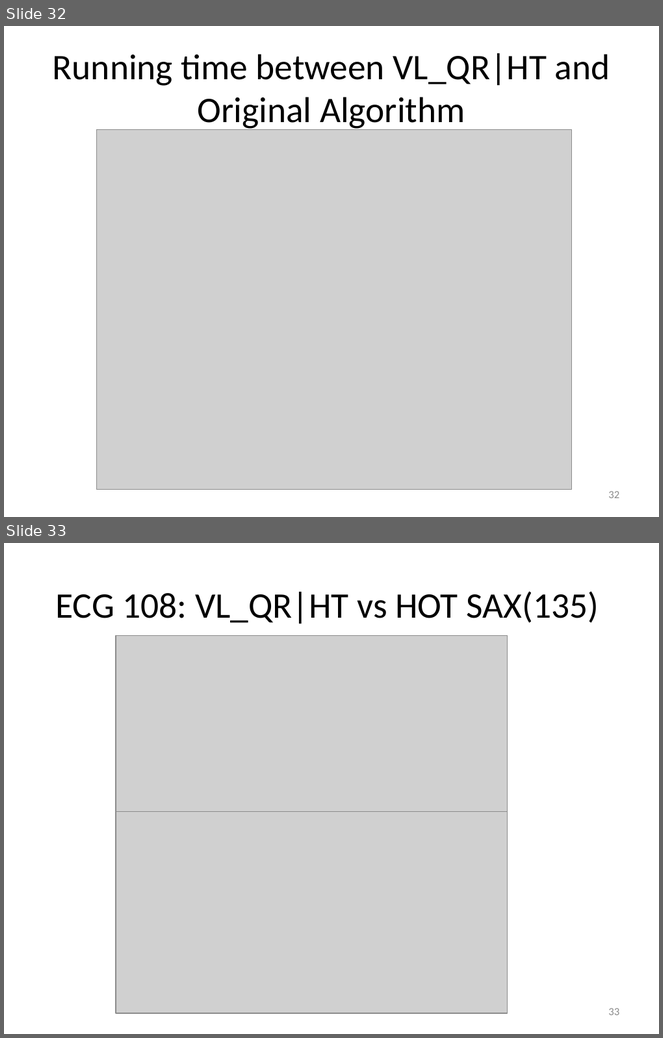
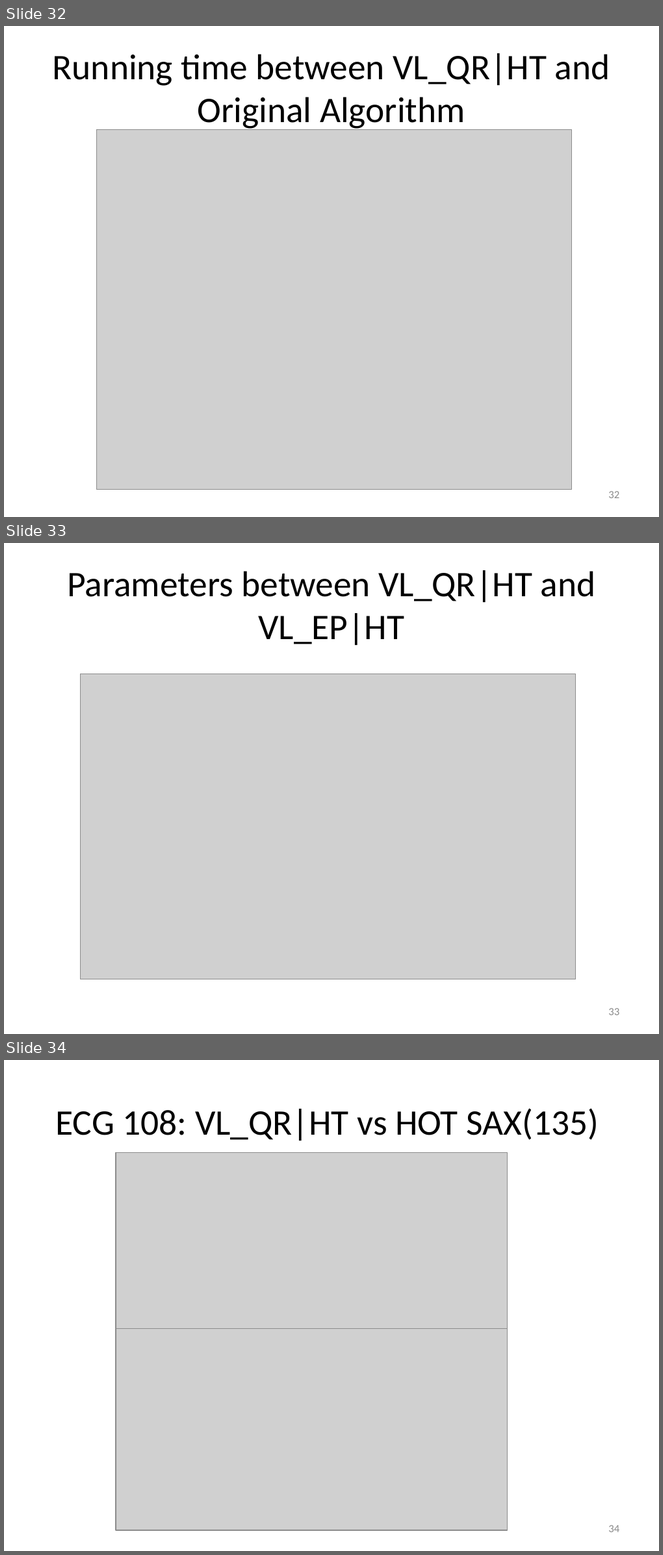
Before and after one commit to vyngo/caohoc-project-name, a slide deck: Report/pre.pptx. Shown one above the other, each under a label of ours: slides 32 and 33 before the commit, slides 32, 33 and 34 after it. The pictures are 663x1038 and 663x1555 pixels, drawn with LibreOffice and Linux fonts; fonts in the diff are those of the drawing; grey boxes stand for pictures. Boxes give left, top, right and bottom in pixels: in the first picture for what was removed or moved away, otherwise in the second. Text is boxed around its words. In the diff, an @@ line names an element or a change of style, - is before the commit and + after.

```diff
--- a/Report/pre.pptx
+++ b/Report/pre.pptx
@@ slide 33 added at <box>4,543,659,1034</box>, background #FFFFFF @@
@@ title added at <box>67,570,596,645</box>, 39.6 pt, text #000000 @@
+Parameters between VL_QR|HT and VL_EP|HT
@@ picture added at <box>81,674,576,980</box> @@
@@ page number added at <box>608,1008,620,1016</box>, 12 pt, text #8C8C8C @@
+33
@@ what was slide 33 is now slide 34 @@
@@ page number at <box>608,1525,620,1533</box>: text changed @@
-33
+34
```
Also in this commit, not shown: 1 slide changed.
